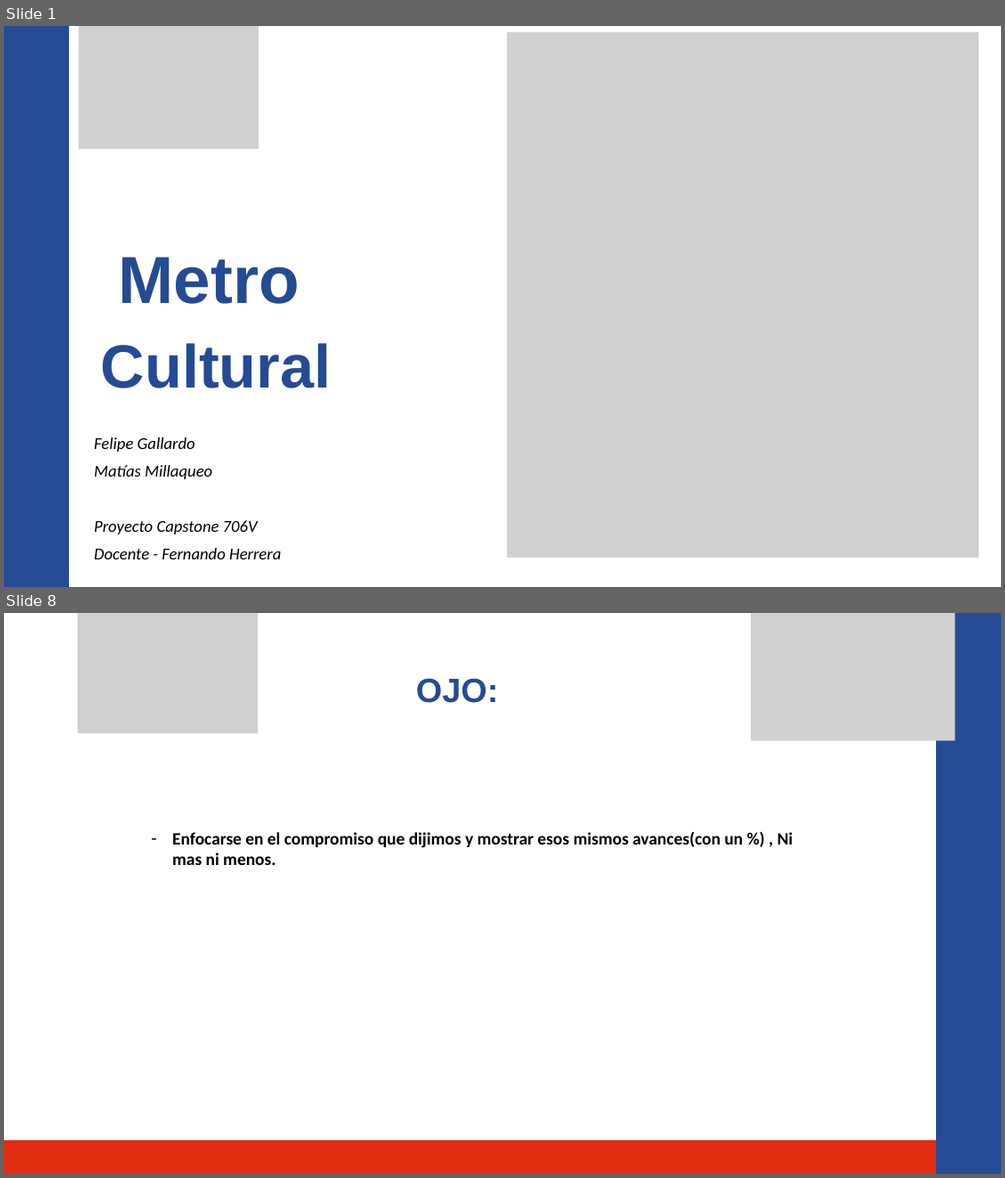
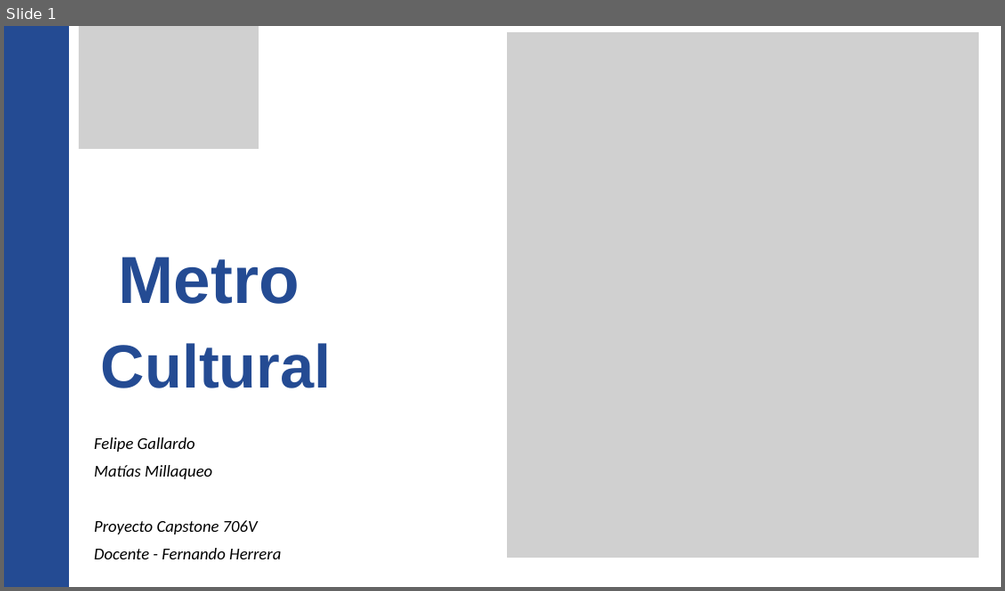
Before and after one commit to gh-Matias/Metro-Cultural, a slide deck: Fase 2/Avances/Metro Cultural 1.pptx. Shown one above the other, each under a label of ours: slides 1 and 8 before the commit, slide 1 after it; the slides between them are not shown. The pictures are 1005x1178 and 1005x591 pixels, drawn with LibreOffice and Linux fonts; fonts in the diff are those of the drawing; grey boxes stand for pictures. Boxes give left, top, right and bottom in pixels: in the first picture for what was removed or moved away, otherwise in the second. Text is boxed around its words. In the diff, an @@ line names an element or a change of style, - is before the commit and + after.

```diff
--- a/Fase 2/Avances/Metro Cultural 1.pptx
+++ b/Fase 2/Avances/Metro Cultural 1.pptx
@@ slide 8 removed at bbox=[4, 613, 1001, 1174], background #FFFFFF @@
@@ picture removed at bbox=[78, 613, 258, 733] @@
@@ picture removed at bbox=[751, 613, 955, 740] @@
@@ freeform shape removed at bbox=[936, 613, 1001, 1174] @@
@@ text removed at bbox=[416, 678, 498, 703] @@
-OJO:
@@ text removed at bbox=[172, 832, 793, 865] @@
-– Enfocarse en el compromiso que dijimos y mostrar esos mismos avances(con un %) , Ni mas ni menos.
@@ freeform shape removed at bbox=[4, 1140, 936, 1174] @@
```
Also in this commit, not shown: 1 slide changed, 9 slides added, 5 other slides removed.
